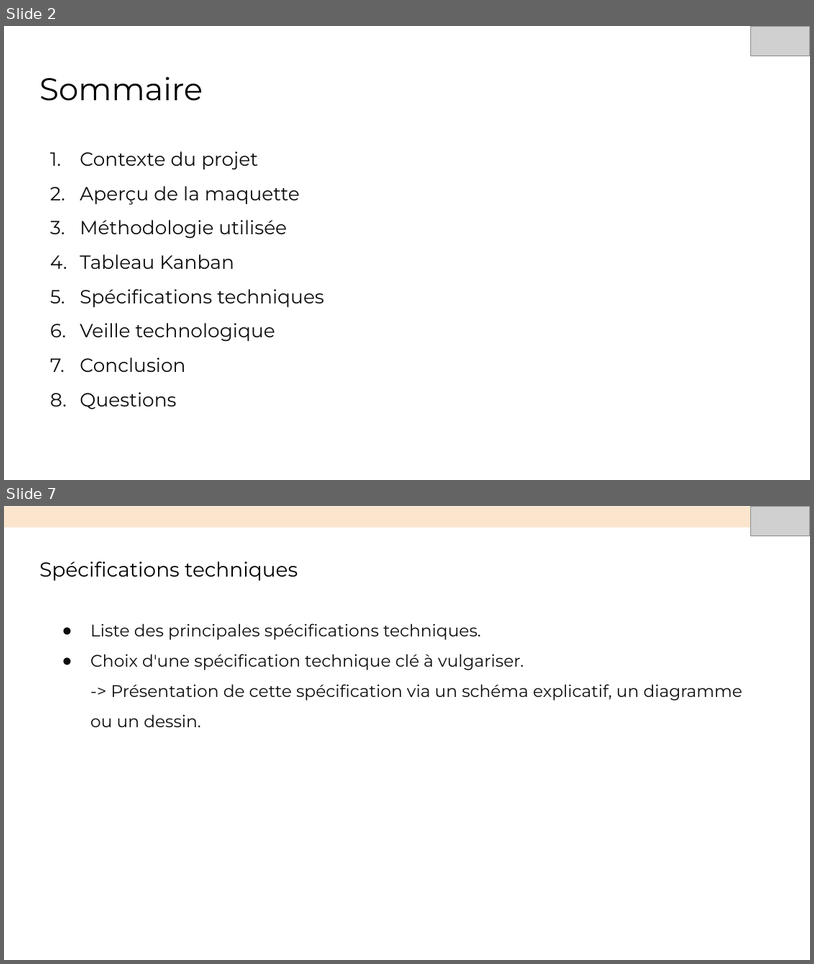
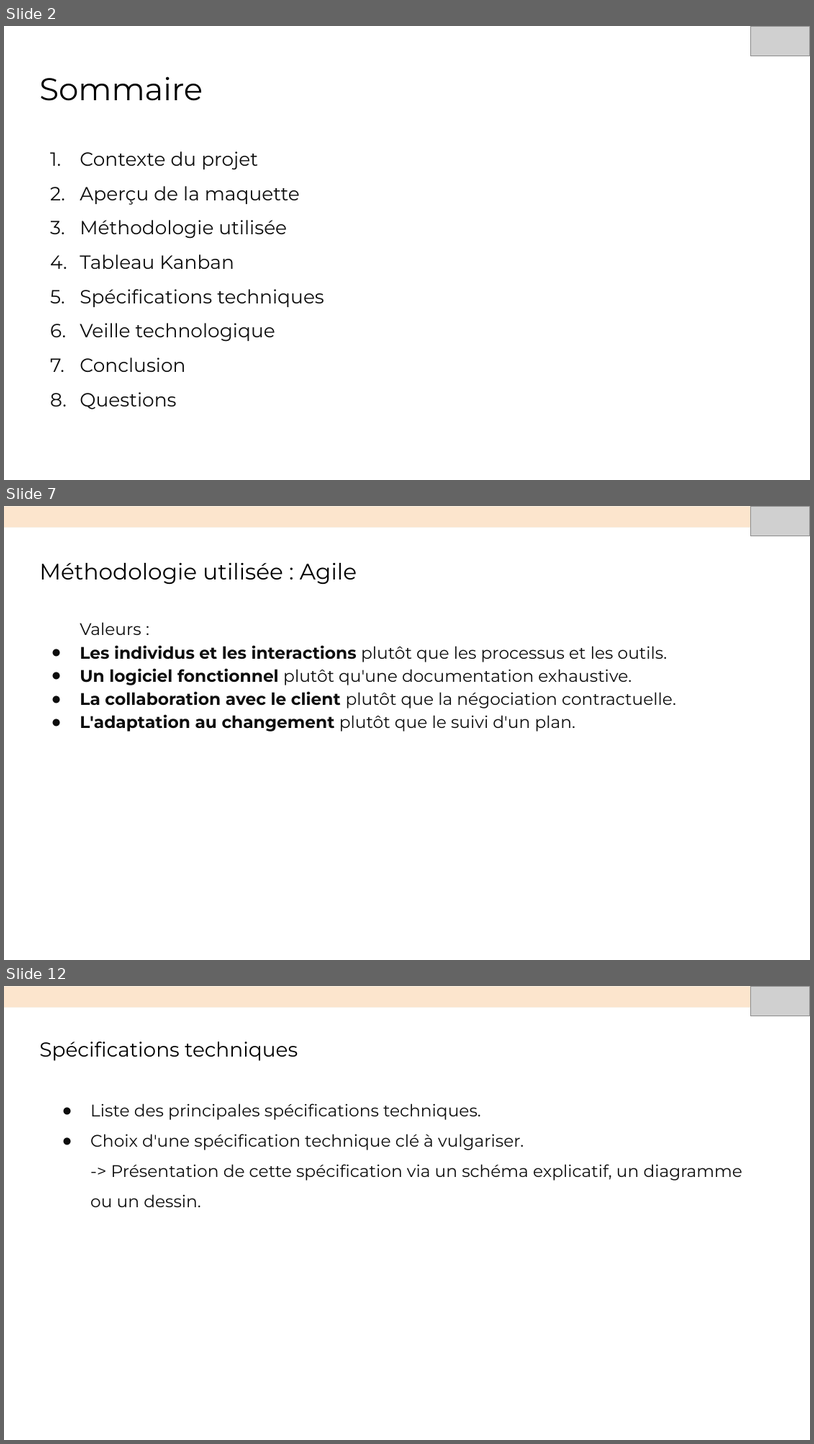
Before and after one commit to Buom01/oc-qwenta, a slide deck: Présenation Soufiane.odp. Shown one above the other, each under a label of ours: slides 2 and 7 before the commit, slides 2, 7 and 12 after it; the slides between them are not shown. The pictures are 814x964 and 814x1444 pixels, drawn with LibreOffice and Linux fonts; fonts in the diff are those of the drawing; grey boxes stand for pictures. Boxes give left, top, right and bottom in pixels: in the first picture for what was removed or moved away, otherwise in the second. Text is boxed around its words. In the diff, an @@ line names an element or a change of style, - is before the commit and + after.

```diff
--- a/Présenation Soufiane.odp
+++ b/Présenation Soufiane.odp
@@ slide 7 added at (4, 506, 810, 960), background #FFFFFF @@
@@ rectangle added at (4, 506, 810, 527), fill #FCE5CD, outline #F7EDDE 0.74 pt @@
@@ picture added at (751, 506, 810, 536) @@
@@ title added at (39, 563, 357, 584), 20 pt, text #000000 @@
+Méthodologie utilisée : Agile
@@ text added at (80, 622, 676, 731), 15 pt, text #0D0D0D @@
+Valeurs :
+● Les individus et les interactions plutôt que les processus et les outils.
+● Un logiciel fonctionnel plutôt qu'une documentation exhaustive.
+● La collaboration avec le client plutôt que la négociation contractuelle.
+● L'adaptation au changement plutôt que le suivi d'un plan.
@@ what was slide 7 is now slide 12 @@
```
Also in this commit, not shown: 5 slides changed, 4 other slides added.
